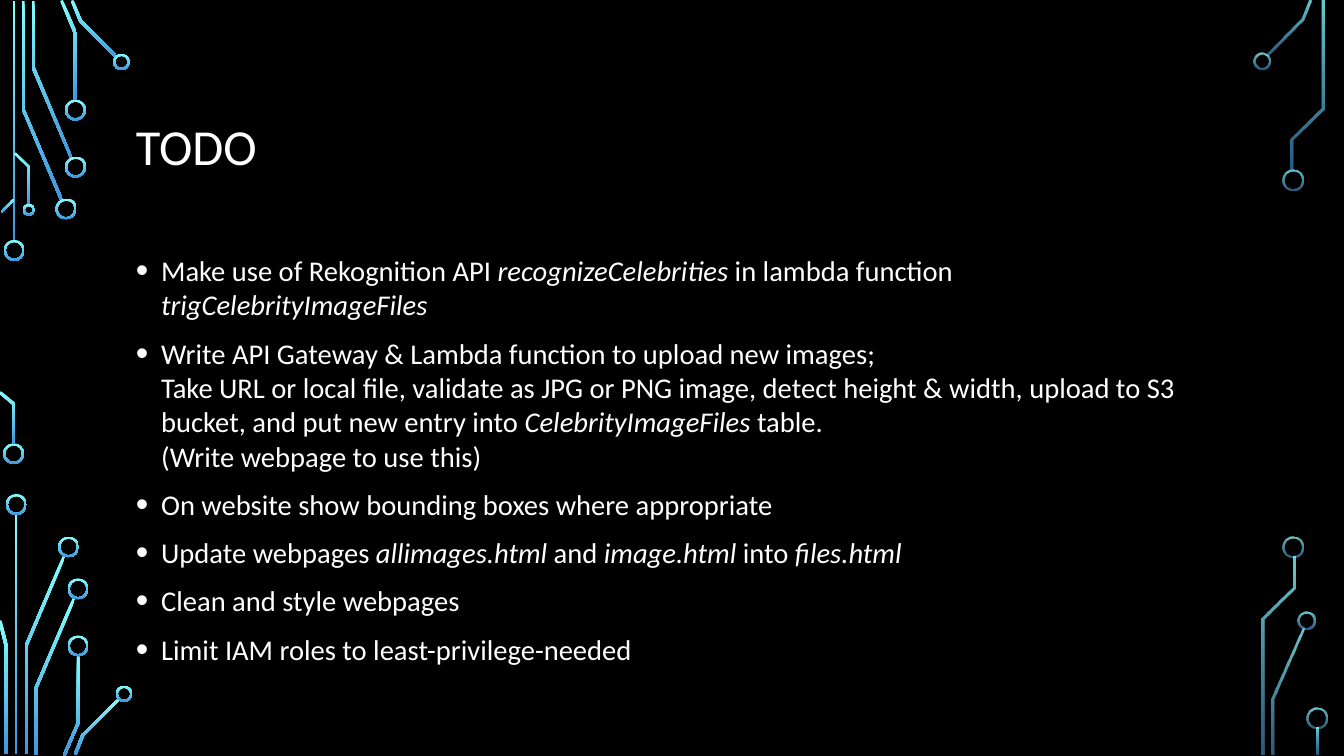
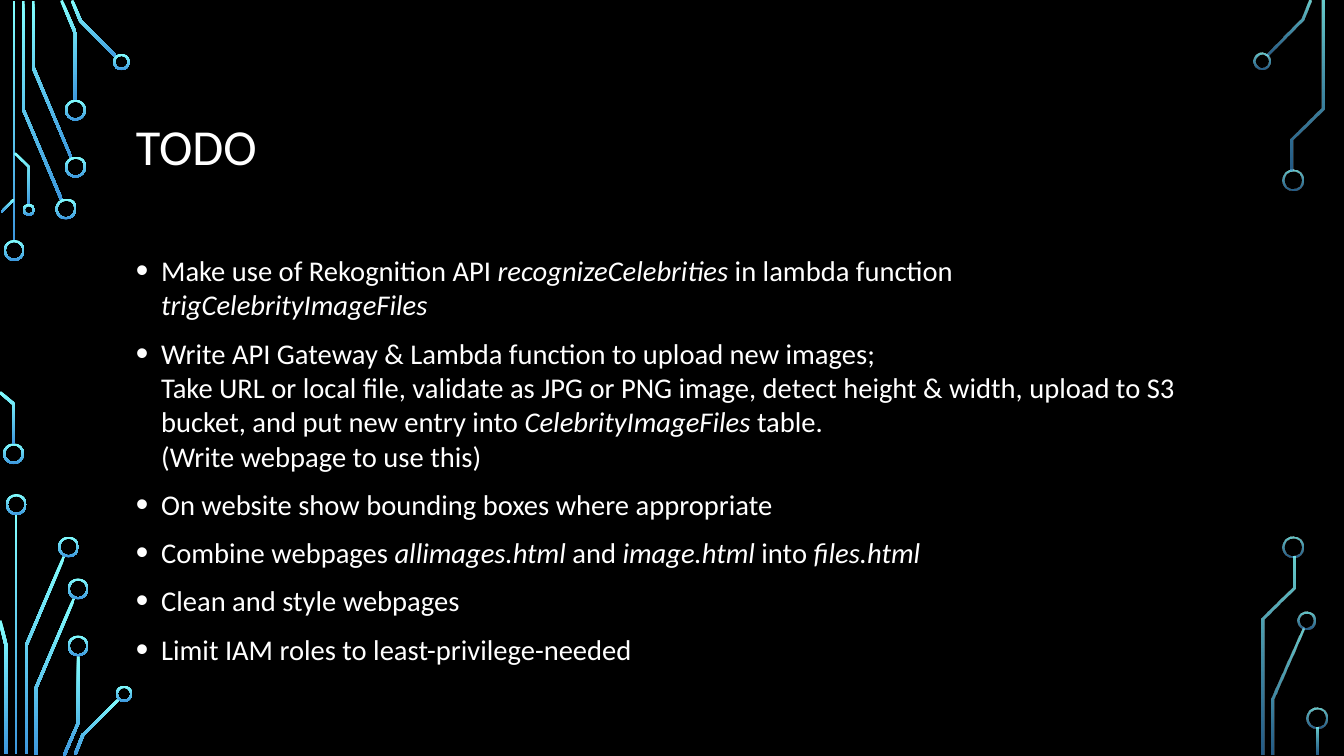
Before and after one commit to brskl/Cloud230B_final, a slide deck: slide 6 of Celebrity detection using AWS Rekognition.pptx (slide 5 before the commit). Drawn at 1344x756 pixels with LibreOffice and Linux fonts; fonts in the diff are those of the drawing; background and template pictures are left out. Boxes give left, top, right and bottom in pixels: in the first picture for what was removed or moved away, otherwise in the second. Text is boxed around its words. In the diff, an @@ line names an element or a change of style, - is before the commit and + after.

Commit message:
added diagram, updated text

```diff
--- a/Celebrity detection using AWS Rekognition.pptx
+++ b/Celebrity detection using AWS Rekognition.pptx
@@ text at (161, 543, 921, 568): text changed @@
-• Update webpages allimages.html and image.html into files.html
+• Combine webpages allimages.html and image.html into files.html
```
Also in this commit, not shown: 3 other slides changed, 2 slides added, 1 slide removed.
